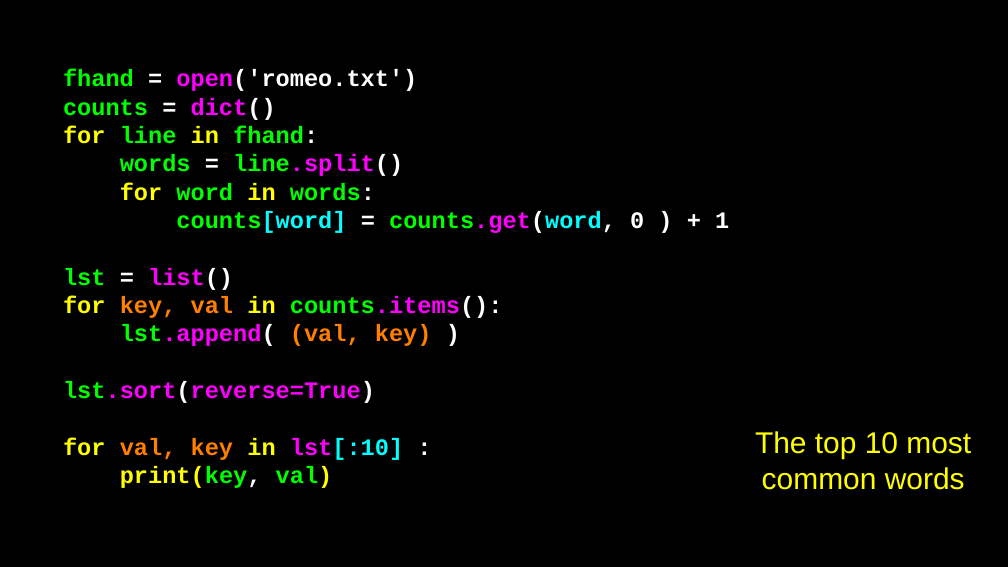
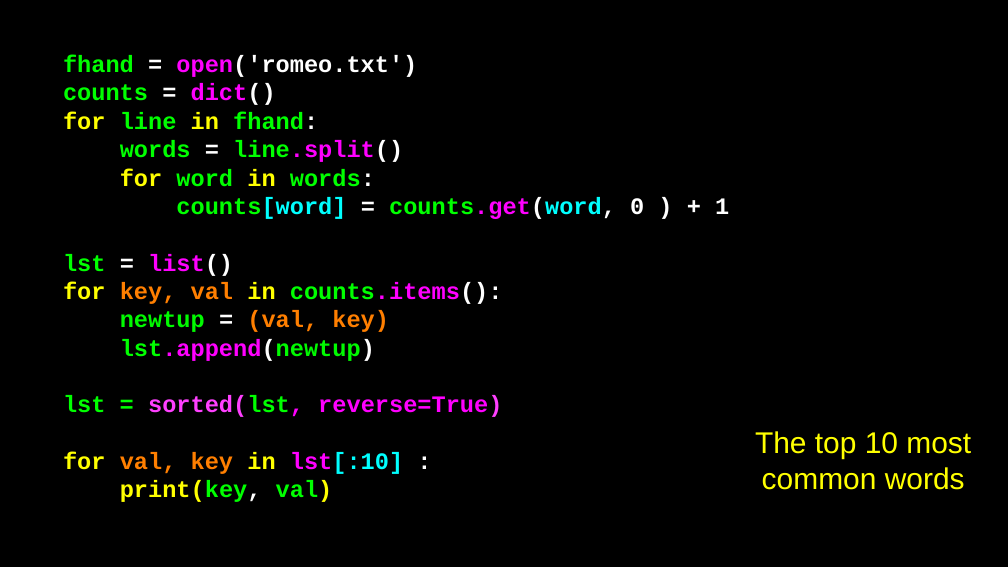
Before and after one commit to csev/py4e, a slide deck: slide 13 of lectures3/Pythonlearn-10-Tuples.pptx. Drawn at 1008x567 pixels with LibreOffice and Linux fonts; fonts in the diff are those of the drawing. Boxes give left, top, right and bottom in pixels: in the first picture for what was removed or moved away, otherwise in the second. Text is boxed around its words. In the diff, an @@ line names an element or a change of style, - is before the commit and + after.

Commit message:
Fix sorted()

```diff
--- a/lectures3/Pythonlearn-10-Tuples.pptx
+++ b/lectures3/Pythonlearn-10-Tuples.pptx
@@ text at (63, 310, 502, 417): text changed @@
-lst.append( (val, key) )
-lst.sort(reverse=True)
+newtup = (val, key)
+lst.append(newtup)
+lst = sorted(lst, reverse=True)
```
Also in this commit, not shown: 4 other slides changed.
